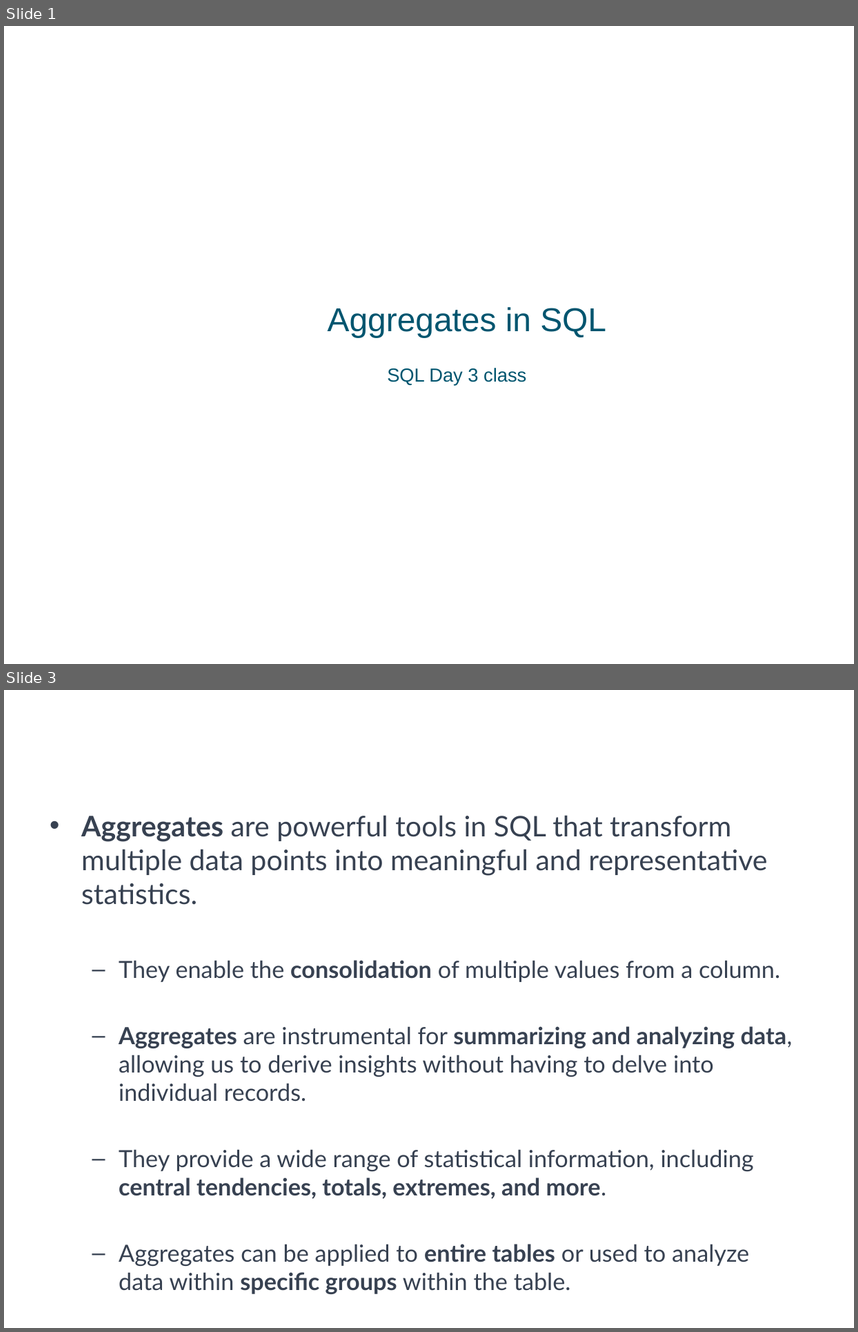
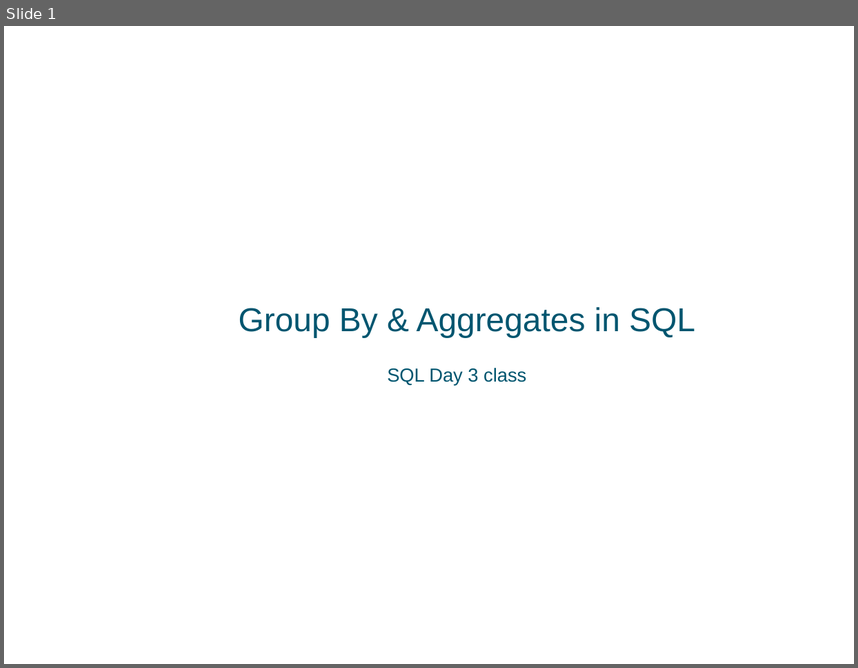
Before and after one commit to a099954/ABC-Program, a slide deck: SQL/Day 3 Aggregates/Aggregates.pptx. Shown one above the other, each under a label of ours: slides 1 and 3 before the commit, slide 1 after it; the slides between them are not shown. The pictures are 858x1332 and 858x668 pixels, drawn with LibreOffice and Linux fonts; fonts in the diff are those of the drawing; background and template pictures are left out. Boxes give left, top, right and bottom in pixels: in the first picture for what was removed or moved away, otherwise in the second. Text is boxed around its words. In the diff, an @@ line names an element or a change of style, - is before the commit and + after.

```diff
--- a/SQL/Day 3 Aggregates/Aggregates.pptx
+++ b/SQL/Day 3 Aggregates/Aggregates.pptx
@@ slide 3 removed at <box>4,690,854,1328</box>, background #FFFFFF @@
@@ title removed at <box>41,701,806,741</box> @@
-What is an Aggregate
@@ text removed at <box>81,815,793,1266</box> @@
-• Aggregates are powerful tools in SQL that transform multiple data points into meaningful and representative statistics.
-  – They enable the consolidation of multiple values from a column.
-  – Aggregates are instrumental for summarizing and analyzing data, allowing us to derive insights without having to delve into individual records.
-  – They provide a wide range of statistical information, including central tendencies, totals, extremes, and more.
-  – Aggregates can be applied to entire tables or used to analyze data within specific groups within the table.
@@ slide 1 changed as well @@
@@ title at <box>239,307,695,337</box>: text changed @@
-Aggregates in SQL
+Group By & Aggregates in SQL
```
Also in this commit, not shown: 12 other slides changed, 4 slides added, 13 other slides removed, 7 other files.
